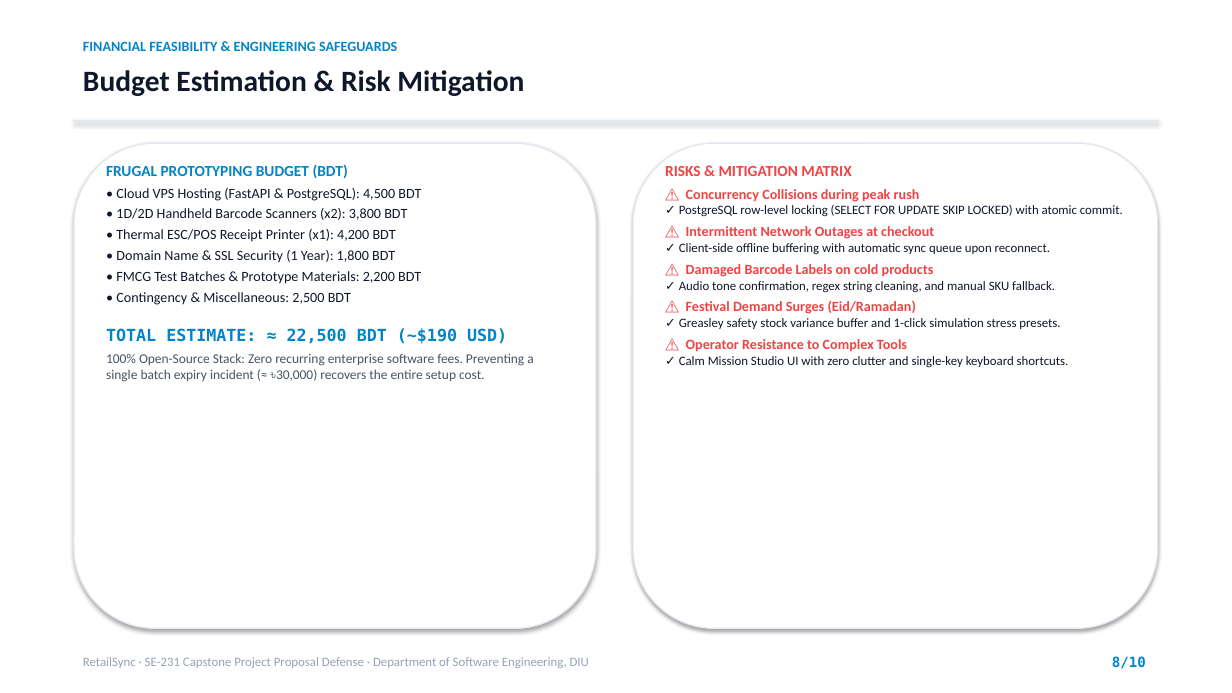
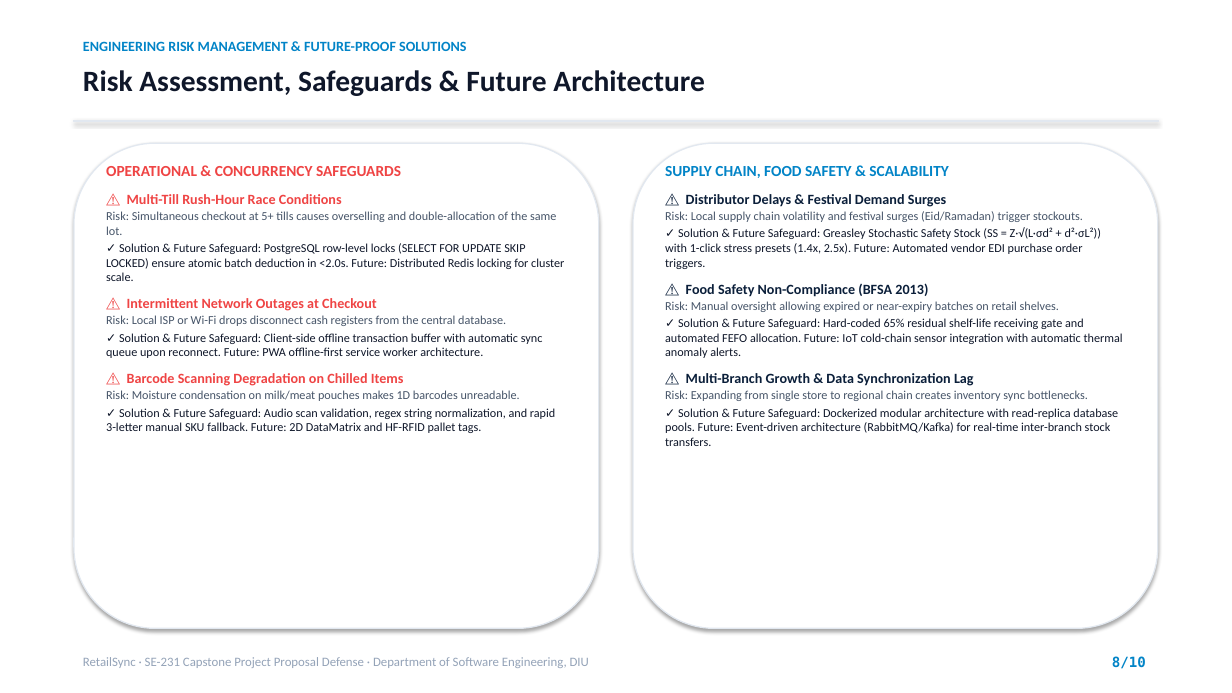
Before and after one commit to Likhon545466/retailsync, a slide deck: slide 8 of archive/RetailSync_Team_Sharing_Pack/03_Defense_Presentation_Deck.pptx. Drawn at 1232x693 pixels with LibreOffice and Linux fonts; fonts in the diff are those of the drawing. Boxes give left, top, right and bottom in pixels: in the first picture for what was removed or moved away, otherwise in the second. Text is boxed around its words. In the diff, an @@ line names an element or a change of style, - is before the commit and + after.

```diff
--- a/archive/RetailSync_Team_Sharing_Pack/03_Defense_Presentation_Deck.pptx
+++ b/archive/RetailSync_Team_Sharing_Pack/03_Defense_Presentation_Deck.pptx
@@ text at [83, 41, 466, 51]: text changed @@
-FINANCIAL FEASIBILITY & ENGINEERING SAFEGUARDS
+ENGINEERING RISK MANAGEMENT & FUTURE-PROOF SOLUTIONS
@@ text at [83, 70, 704, 96]: text changed @@
-Budget Estimation & Risk Mitigation
+Risk Assessment, Safeguards & Future Architecture
@@ text at [106, 166, 564, 433]: text changed; size 11 to 9.5 pt @@
-FRUGAL PROTOTYPING BUDGET (BDT)
-• Cloud VPS Hosting (FastAPI & PostgreSQL): 4,500 BDT
-• 1D/2D Handheld Barcode Scanners (x2): 3,800 BDT
-• Thermal ESC/POS Receipt Printer (x1): 4,200 BDT
-• Domain Name & SSL Security (1 Year): 1,800 BDT
-• FMCG Test Batches & Prototype Materials: 2,200 BDT
-• Contingency & Miscellaneous: 2,500 BDT
-TOTAL ESTIMATE: ≈ 22,500 BDT (~$190 USD)
-100% Open-Source Stack: Zero recurring enterprise software fees. Preventing a single batch expiry incident (≈ ৳30,000) recovers the entire setup cost.
+OPERATIONAL & CONCURRENCY SAFEGUARDS
+⚠ Multi-Till Rush-Hour Race Conditions
+Risk: Simultaneous checkout at 5+ tills causes overselling and double-allocation of the same lot.
+✓ Solution & Future Safeguard: PostgreSQL row-level locks (SELECT FOR UPDATE SKIP LOCKED) ensure atomic batch deduction in <2.0s. Future: Distributed Redis locking for cluster scale.
+⚠ Intermittent Network Outages at Checkout
+Risk: Local ISP or Wi-Fi drops disconnect cash registers from the central database.
+✓ Solution & Future Safeguard: Client-side offline transaction buffer with automatic sync queue upon reconnect. Future: PWA offline-first service worker architecture.
+⚠ Barcode Scanning Degradation on Chilled Items
+Risk: Moisture condensation on milk/meat pouches makes 1D barcodes unreadable.
+✓ Solution & Future Safeguard: Audio scan validation, regex string normalization, and rapid 3-letter manual SKU fallback. Future: 2D DataMatrix and HF-RFID pallet tags.
@@ text at [665, 166, 1123, 446]: text changed; size 10 to 9.5 pt @@
-RISKS & MITIGATION MATRIX
-⚠ Concurrency Collisions during peak rush
-✓ PostgreSQL row-level locking (SELECT FOR UPDATE SKIP LOCKED) with atomic commit.
-⚠ Intermittent Network Outages at checkout
-✓ Client-side offline buffering with automatic sync queue upon reconnect.
-⚠ Damaged Barcode Labels on cold products
-✓ Audio tone confirmation, regex string cleaning, and manual SKU fallback.
-⚠ Festival Demand Surges (Eid/Ramadan)
-✓ Greasley safety stock variance buffer and 1-click simulation stress presets.
-⚠ Operator Resistance to Complex Tools
-✓ Calm Mission Studio UI with zero clutter and single-key keyboard shortcuts.
+SUPPLY CHAIN, FOOD SAFETY & SCALABILITY
+⚠ Distributor Delays & Festival Demand Surges
+Risk: Local supply chain volatility and festival surges (Eid/Ramadan) trigger stockouts.
+✓ Solution & Future Safeguard: Greasley Stochastic Safety Stock (SS = Z·√(L·σd² + d²·σL²)) with 1-click stress presets (1.4x, 2.5x). Future: Automated vendor EDI purchase order triggers.
+⚠ Food Safety Non-Compliance (BFSA 2013)
+Risk: Manual oversight allowing expired or near-expiry batches on retail shelves.
+✓ Solution & Future Safeguard: Hard-coded 65% residual shelf-life receiving gate and automated FEFO allocation. Future: IoT cold-chain sensor integration with automatic thermal anomaly alerts.
+⚠ Multi-Branch Growth & Data Synchronization Lag
+Risk: Expanding from single store to regional chain creates inventory sync bottlenecks.
+✓ Solution & Future Safeguard: Dockerized modular architecture with read-replica database pools. Future: Event-driven architecture (RabbitMQ/Kafka) for real-time inter-branch stock transfers.
```
Also in this commit, not shown: 3 other files.
